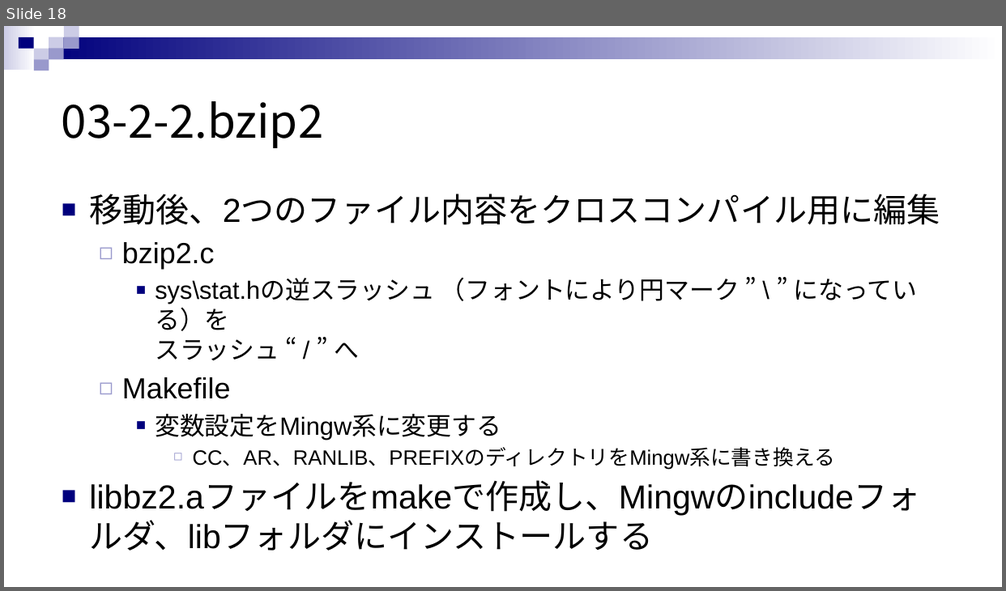
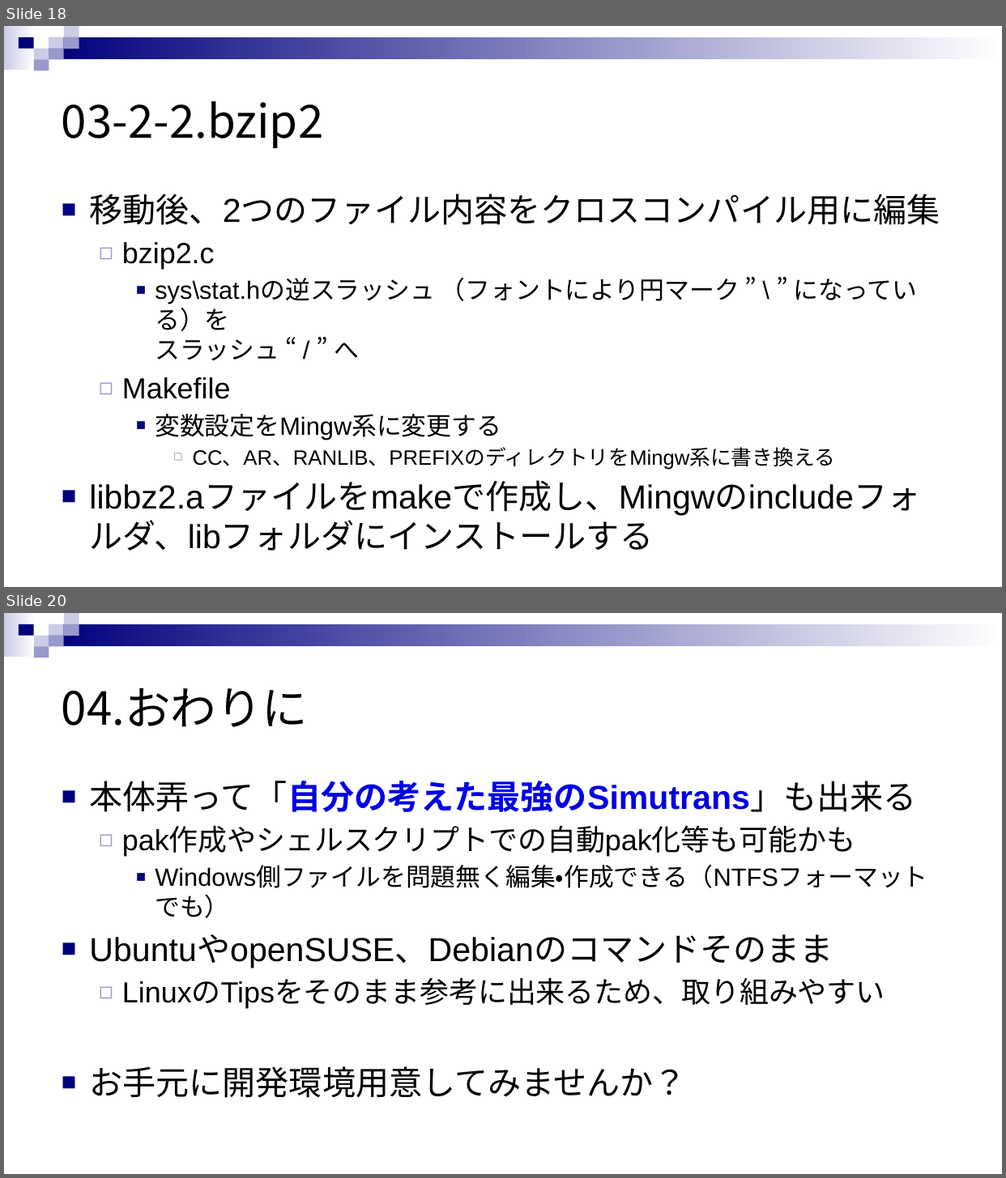
Before and after one commit to rensuke/SIMUonWSL, a slide deck: RE_SIMU_ON_WSL.pptx. Shown one above the other, each under a label of ours: slide 18 before the commit, slides 18 and 20 after it; the slides between them are not shown. The pictures are 1006x591 and 1006x1178 pixels, drawn with LibreOffice and Linux fonts; fonts in the diff are those of the drawing. Boxes give left, top, right and bottom in pixels: in the first picture for what was removed or moved away, otherwise in the second. Text is boxed around its words. In the diff, an @@ line names an element or a change of style, - is before the commit and + after.

Commit message:
一通りスライド作成 ここからは調整や修正

```diff
--- a/RE_SIMU_ON_WSL.pptx
+++ b/RE_SIMU_ON_WSL.pptx
@@ slide 20 added at (4,613,1002,1174), background #FFFFFF; not listed: 9 template elements that a slide beside it also shows @@
@@ title added at (62,688,308,727), 44 pt, text #000000 @@
+04.おわりに
@@ text added at (89,781,927,1098), 32 pt, text #000000 @@
+■ 本体弄って「自分の考えた最強のSimutrans」も出来る
+  ◻ pak作成やシェルスクリプトでの自動pak化等も可能かも
+    ■ Windows側ファイルを問題無く編集・作成できる（NTFSフォーマットでも）
+■ UbuntuやopenSUSE、Debianのコマンドそのまま
+  ◻ LinuxのTipsをそのまま参考に出来るため、取り組みやすい
+■ お手元に開発環境用意してみませんか？
```
Also in this commit, not shown: 1 other slide added.
